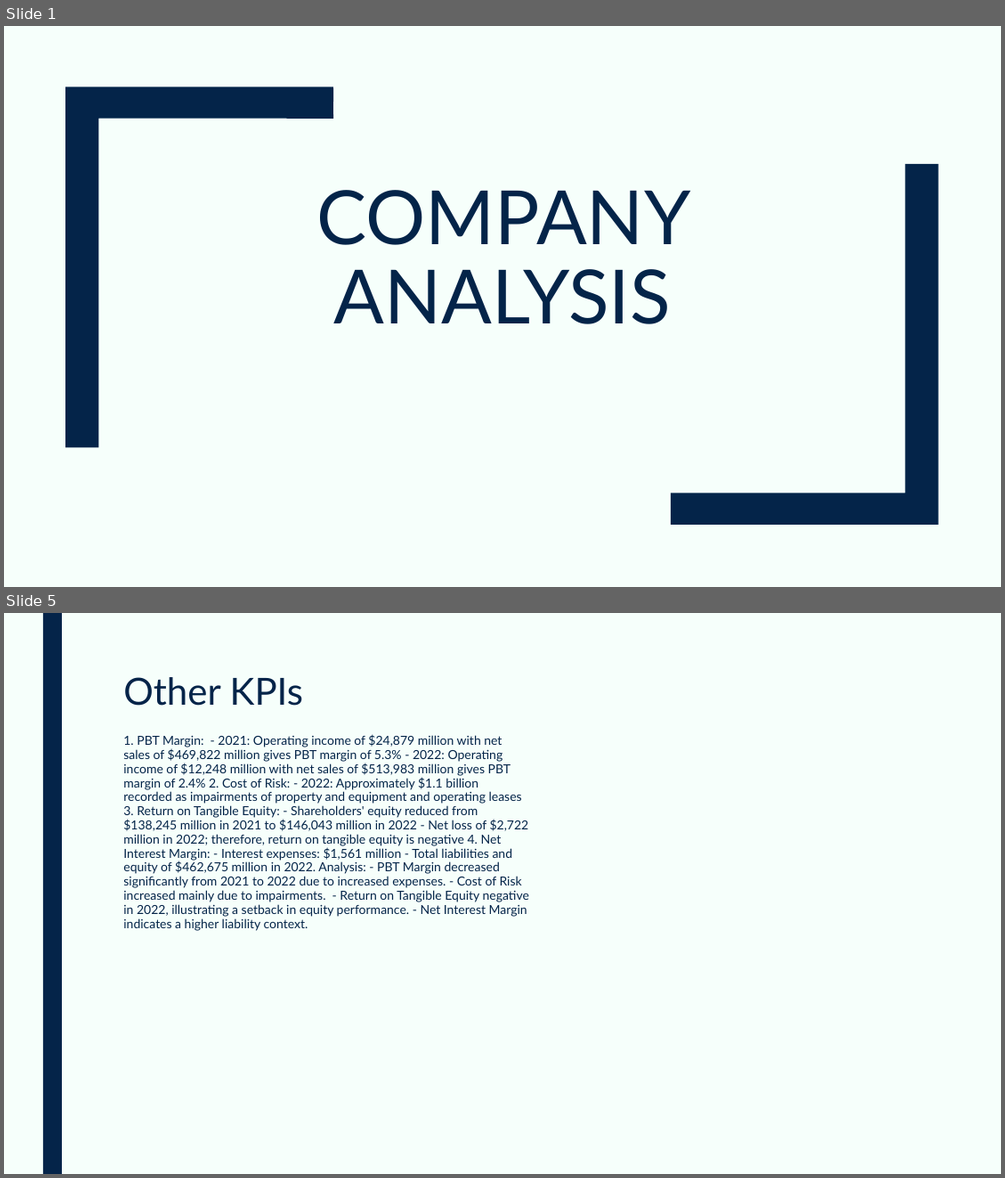
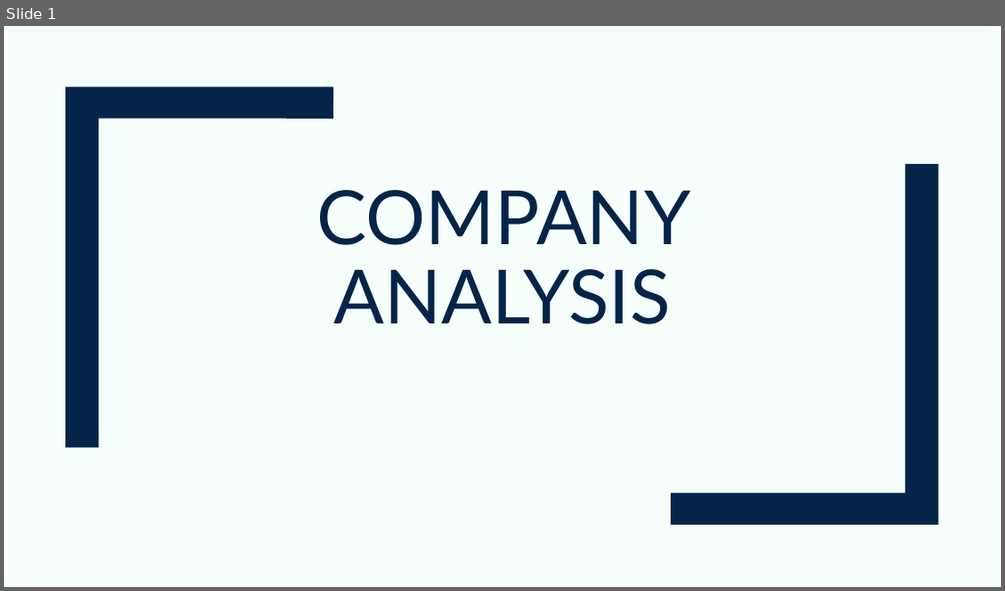
Before and after one commit to devangovind/AMUCLDISS, a slide deck: fastapi-backend/pres/output.pptx. Shown one above the other, each under a label of ours: slides 1 and 5 before the commit, slide 1 after it; the slides between them are not shown. The pictures are 1005x1178 and 1005x591 pixels, drawn with LibreOffice and Linux fonts; fonts in the diff are those of the drawing. Boxes give left, top, right and bottom in pixels: in the first picture for what was removed or moved away, otherwise in the second. Text is boxed around its words. In the diff, an @@ line names an element or a change of style, - is before the commit and + after.

```diff
--- a/fastapi-backend/pres/output.pptx
+++ b/fastapi-backend/pres/output.pptx
@@ slide 5 removed at (4,613,1001,1174), background #F6FFFB @@
@@ rectangle removed at (43,613,62,1174) @@
@@ title removed at (123,677,303,706) @@
-Other KPIs
@@ text removed at (123,734,529,931) @@
-1. PBT Margin: - 2021: Operating income of $24,879 million with net sales of $469,822 million gives PBT margin of 5.3% - 2022: Operating income of $12,248 million with net sales of $513,983 million gives PBT margin of 2.4% 2. Cost of Risk: - 2022: Approximately $1.1 billion recorded as impairments of property and equipment and operating leases 3. Return on Tangible Equity: - Shareholders' equity reduced from $138,245 million in 2021 to $146,043 million in 2022 - Net loss of $2,722 million in 2022; therefore, return on tangible equity is negative 4. Net Interest Margin: - Interest expenses: $1,561 million - Total liabilities and equity of $462,675 million in 2022. Analysis: - PBT Margin decreased significantly from 2021 to 2022 due to increased expenses. - Cost of Risk increased mainly due to impairments. - Return on Tangible Equity negative in 2022, illustrating a setback in equity performance. - Net Interest Margin indicates a higher liability context.
```
Also in this commit, not shown: 3 slides changed, 5 slides added, 1 other slide removed, 5 other files.
